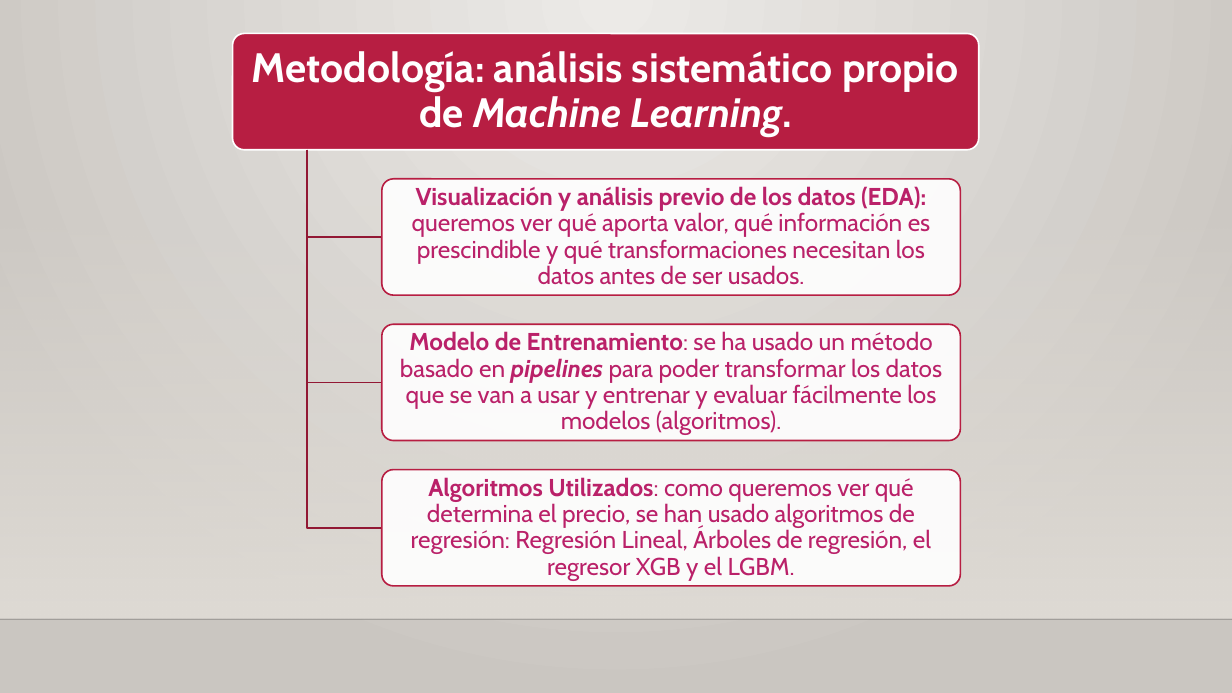
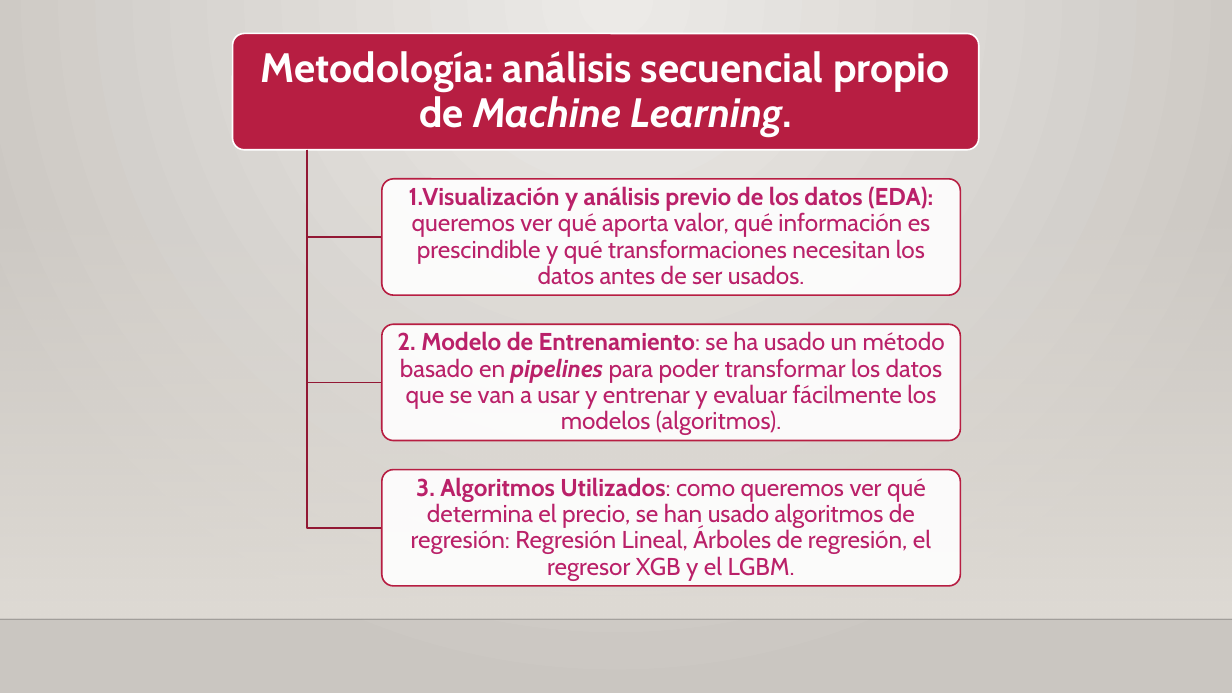
Before and after one commit to igcormar/Madrid_Pricing_ML, a slide deck: slide 4 of Madrid_House_Pricing_ML.pptx. Drawn at 1232x693 pixels with LibreOffice and Linux fonts; fonts in the diff are those of the drawing; background and template pictures are left out. Boxes give left, top, right and bottom in pixels: in the first picture for what was removed or moved away, otherwise in the second. Text is boxed around its words. In the diff, an @@ line names an element or a change of style, - is before the commit and + after.

```diff
--- a/Madrid_House_Pricing_ML.pptx
+++ b/Madrid_House_Pricing_ML.pptx
@@ text at (261, 51, 950, 136): text changed @@
-Metodología: análisis sistemático propio de Machine Learning.
+Metodología: análisis secuencial propio de Machine Learning.
@@ text at (409, 186, 933, 285): text changed @@
-Visualización y análisis previo de los datos (EDA): queremos ver qué aporta valor, qué información es prescindible y qué transformaciones necesitan los datos antes de ser usados.
+1.Visualización y análisis previo de los datos (EDA): queremos ver qué aporta valor, qué información es prescindible y qué transformaciones necesitan los datos antes de ser usados.
@@ text at (397, 331, 945, 435): text changed @@
-Modelo de Entrenamiento: se ha usado un método basado en pipelines para poder transformar los datos que se van a usar y entrenar y evaluar fácilmente los modelos (algoritmos).
+2. Modelo de Entrenamiento: se ha usado un método basado en pipelines para poder transformar los datos que se van a usar y entrenar y evaluar fácilmente los modelos (algoritmos).
@@ text at (411, 477, 931, 581): text changed @@
-Algoritmos Utilizados: como queremos ver qué determina el precio, se han usado algoritmos de regresión: Regresión Lineal, Árboles de regresión, el regresor XGB y el LGBM.
+3. Algoritmos Utilizados: como queremos ver qué determina el precio, se han usado algoritmos de regresión: Regresión Lineal, Árboles de regresión, el regresor XGB y el LGBM.
```
Also in this commit, not shown: 3 other slides changed.
